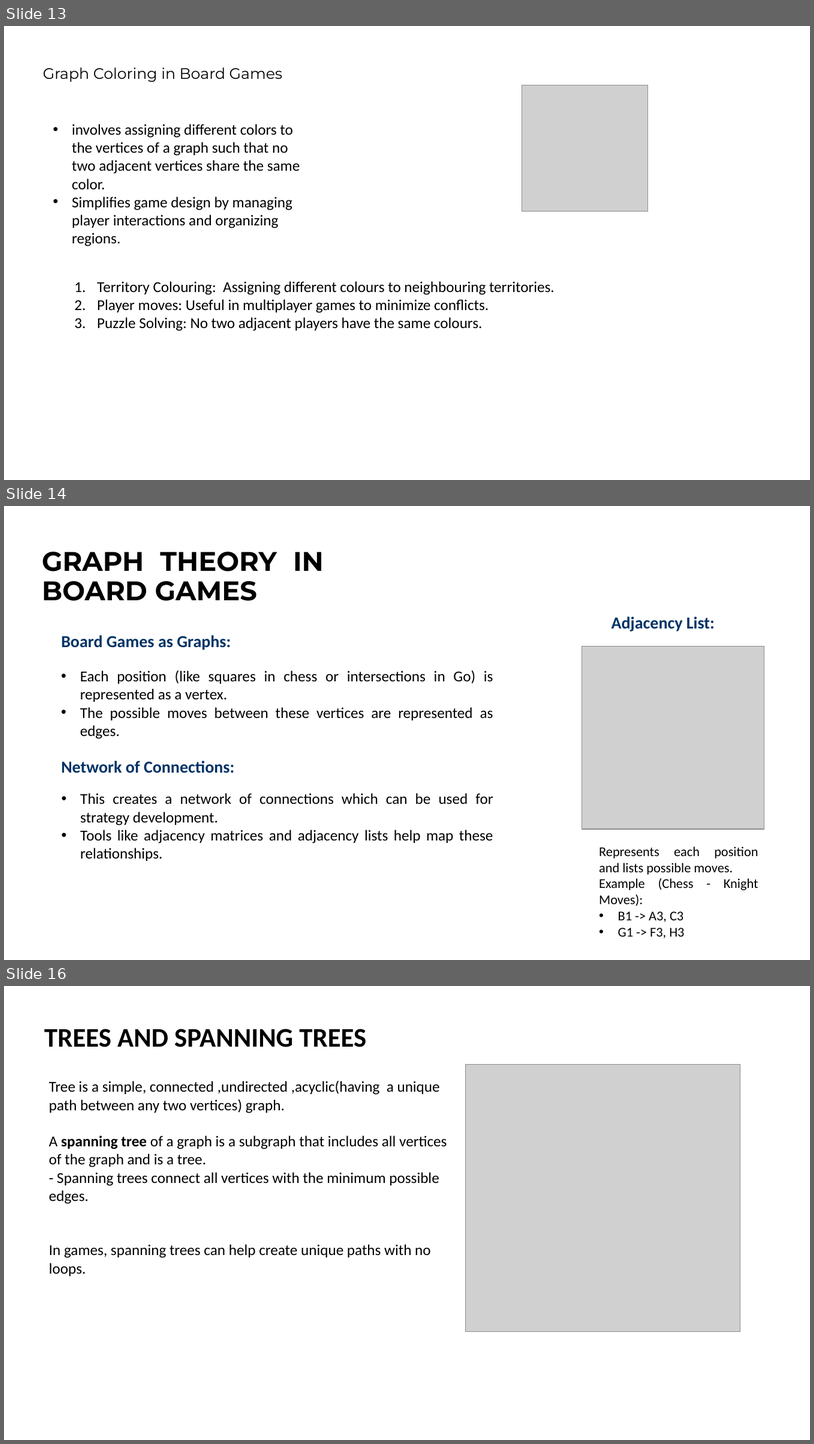
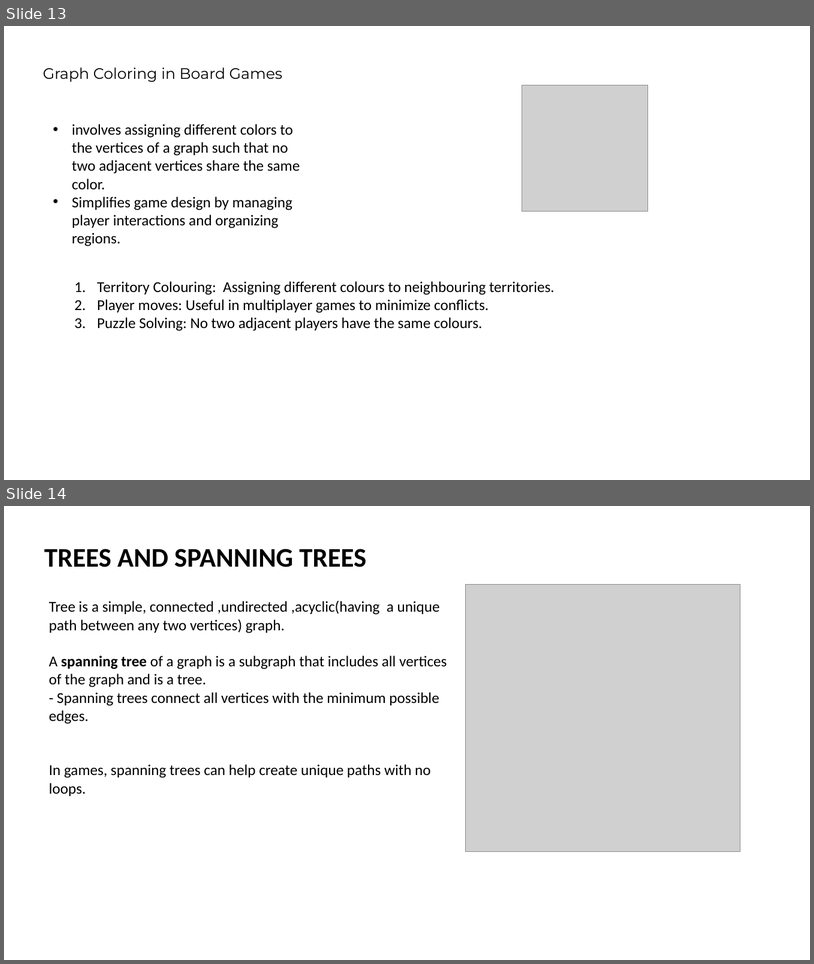
Before and after one commit to ibmbt/group5_graphtheory, a slide deck: group5_graphtheory.pptx. Shown one above the other, each under a label of ours: slides 13, 14 and 16 before the commit, slides 13 and 14 after it; the slides between them are not shown. The pictures are 814x1444 and 814x964 pixels, drawn with LibreOffice and Linux fonts; fonts in the diff are those of the drawing; grey boxes stand for pictures. Boxes give left, top, right and bottom in pixels: in the first picture for what was removed or moved away, otherwise in the second. Text is boxed around its words. In the diff, an @@ line names an element or a change of style, - is before the commit and + after.

```diff
--- a/group5_graphtheory.pptx
+++ b/group5_graphtheory.pptx
@@ slide 14 removed at (x1=4, y1=506, x2=810, y2=960), background #FFFFFF @@
@@ title removed at (x1=42, y1=552, x2=324, y2=601) @@
-GRAPH THEORY IN BOARD GAMES
@@ text removed at (x1=612, y1=616, x2=715, y2=631) @@
-Adjacency List:
@@ text removed at (x1=61, y1=635, x2=231, y2=650) @@
-Board Games as Graphs:
@@ picture removed at (x1=582, y1=646, x2=765, y2=829) @@
@@ text removed at (x1=80, y1=670, x2=494, y2=739) @@
-• Each position (like squares in chess or intersections in Go) is represented as a vertex.
-• The possible moves between these vertices are represented as edges.
@@ text removed at (x1=61, y1=760, x2=234, y2=773) @@
-Network of Connections:
@@ text removed at (x1=80, y1=793, x2=494, y2=861) @@
-• This creates a network of connections which can be used for strategy development.
-• Tools like adjacency matrices and adjacency lists help map these relationships.
@@ text removed at (x1=599, y1=846, x2=759, y2=938) @@
-  Represents each position and lists possible moves.
-  Example (Chess - Knight Moves):
-  • B1 -> A3, C3
-  • G1 -> F3, H3
@@ what was slide 16 is now slide 14 @@
```
Also in this commit, not shown: 5 slides added, 1 other slide removed.
